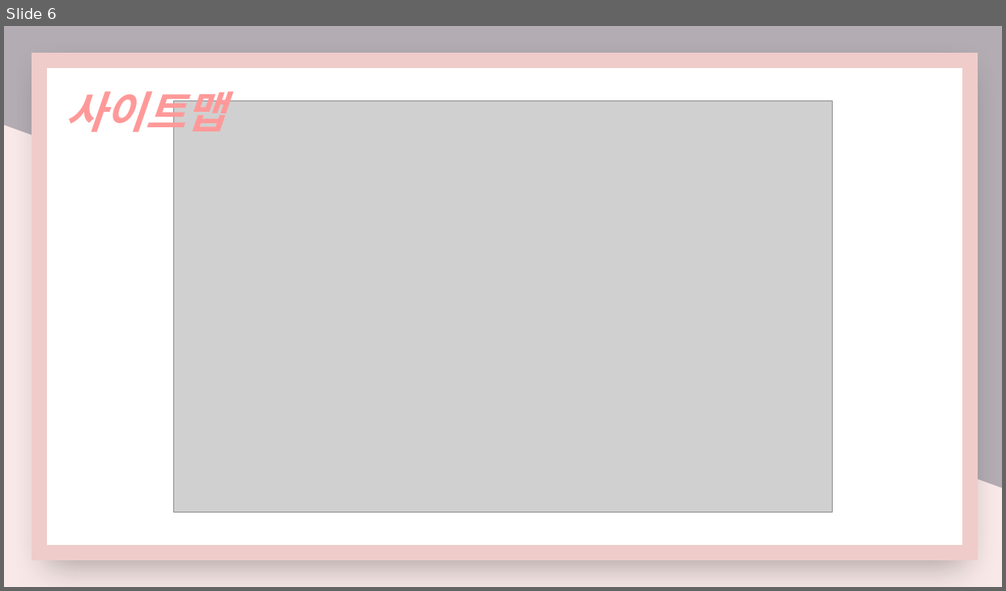
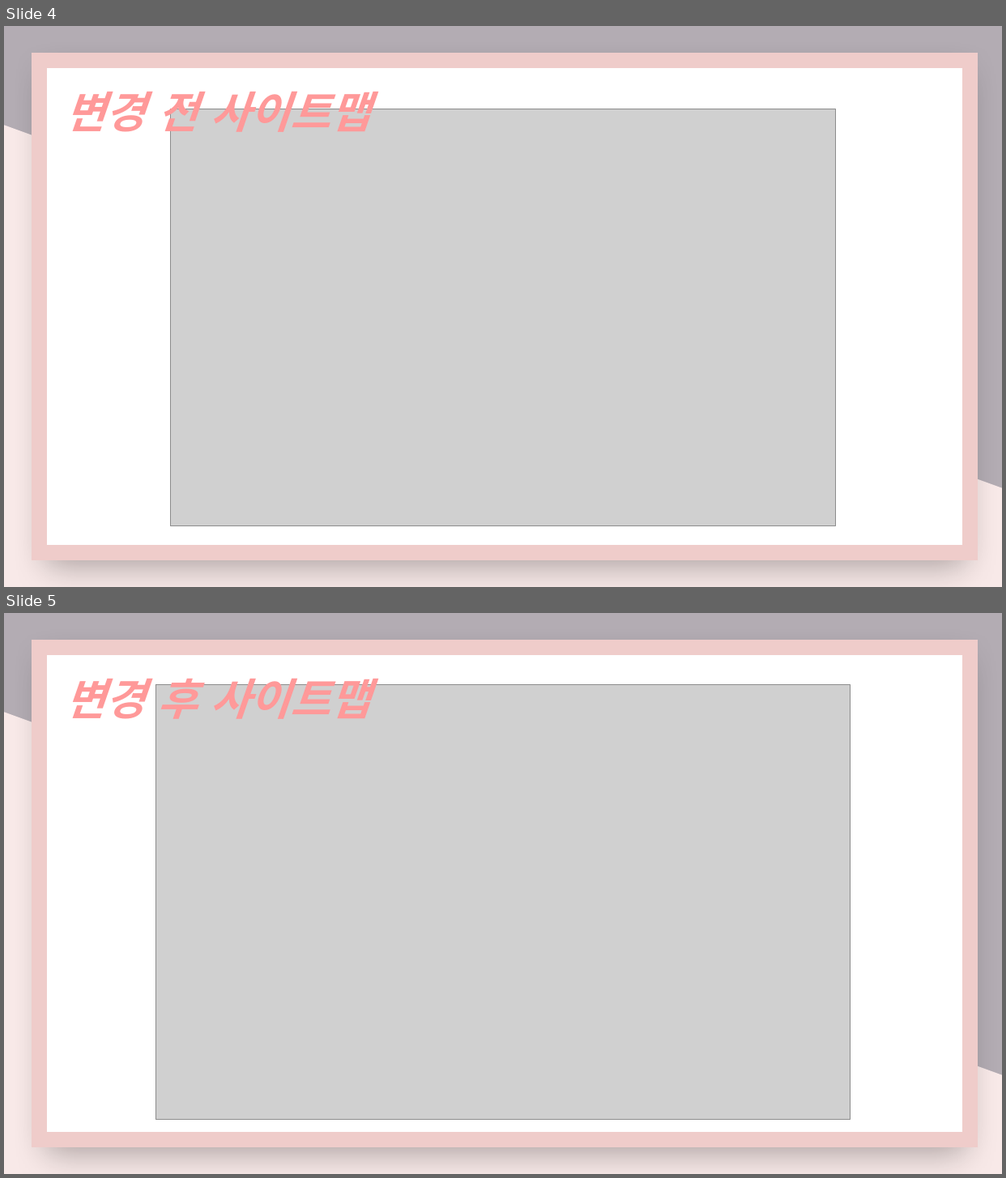
Before and after one commit to nimi2838/thecare, a slide deck: 김가율_봉하늘_조혜은(교수님).pptx. Shown one above the other, each under a label of ours: slide 6 before the commit, slides 4 and 5 after it. The pictures are 1006x591 and 1006x1178 pixels, drawn with LibreOffice and Linux fonts; fonts in the diff are those of the drawing; grey boxes stand for pictures. Boxes give left, top, right and bottom in pixels: in the first picture for what was removed or moved away, otherwise in the second. Text is boxed around its words. In the diff, an @@ line names an element or a change of style, - is before the commit and + after.

```diff
--- a/김가율_봉하늘_조혜은(교수님).pptx
+++ b/김가율_봉하늘_조혜은(교수님).pptx
@@ slide 5 added at (x1=4, y1=613, x2=1002, y2=1174), background gradient #B3ACB3 to #F8E9E8 @@
@@ rectangle added at (x1=39, y1=648, x2=970, y2=1140), fill #FFFFFF, outline #D9D9D9 14.75 pt @@
@@ text added at (x1=65, y1=669, x2=370, y2=719), 42 pt, text #FF9999, bold, italic @@
+변경 후 사이트맵
@@ picture added at (x1=156, y1=685, x2=850, y2=1120) @@
@@ what was slide 6 is now slide 4 @@
@@ slide 4 changed as well @@
@@ text at (x1=65, y1=82, x2=370, y2=141): text changed @@
-사이트맵
+변경 전 사이트맵
@@ picture resized from (x1=174, y1=101, x2=832, y2=512) to (x1=170, y1=109, x2=836, y2=526) @@
```
Also in this commit, not shown: 2 other slides changed, 1 other slide added, 3 slides removed, 14 other files.
